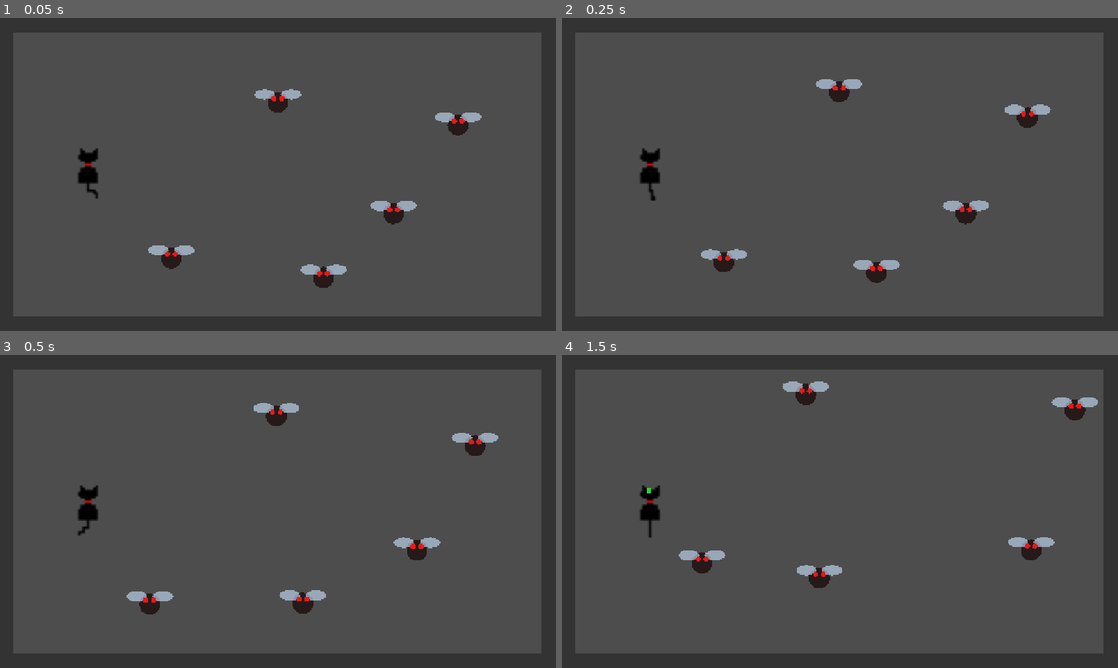
Above: before the commit, frames 1-4 (two rows, left to right).
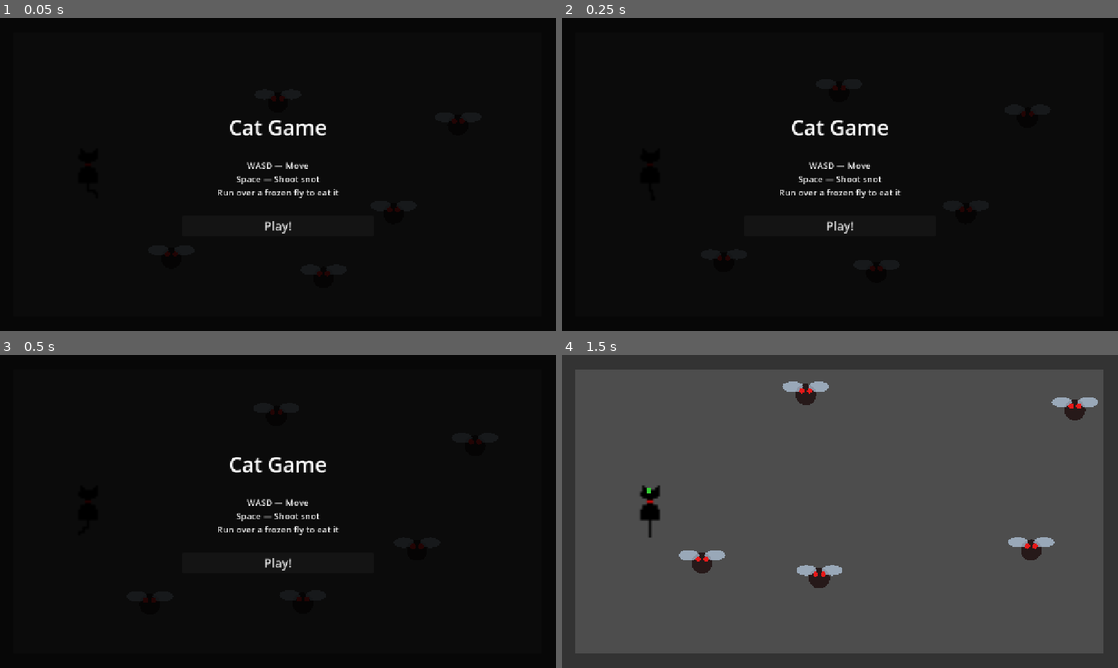
Above: after the commit, the same moments.

Repository: christophertrev/cat-game
Game: Godot game, scene res://scenes/level_test.tscn
Two runs of this game, one before a commit and one after it. Both use one fixed random seed, a clock stepped at 60 frames per second and the inputs below.
Inputs (mouse positions are in pixels of both pictures, inside the frame that each line leads up to):
- Up to frame 1 (0.05 s): no input
- Up to frame 2 (0.25 s): no input
- Up to frame 3 (0.5 s): no input
- Up to frame 4 (1.5 s): click (840, 561) at 0.5 s, where only the run after the commit has a clickable "Play!"; tap Enter (p2_action) at 1.25 s; tap Space (p1_action) at 1.35 s

The runs differ from the first frame. In frame 1, 100% of the frame differs, in the area x 0-100%, y 0-100%; in frame 2, 100%; in frame 3, 100%; in frame 4, nothing differs.

Commit message:
Add start screen with controls, win screen, and web export config
Co-Authored-By: Claude Sonnet 4.6 <noreply@anthropic.com>

Diff:
--- a/scenes/level_test.tscn
+++ b/scenes/level_test.tscn
@@ -1,8 +1,10 @@
-[gd_scene load_steps=8 format=3 uid="uid://level_test"]
+[gd_scene load_steps=7 format=3 uid="uid://level_test"]
 
 [ext_resource type="PackedScene" path="res://scenes/player.tscn" id="1"]
 [ext_resource type="PackedScene" path="res://scenes/fly.tscn" id="2"]
 [ext_resource type="Script" path="res://scripts/level.gd" id="3"]
+[ext_resource type="PackedScene" path="res://scenes/win_screen.tscn" id="4"]
+[ext_resource type="PackedScene" path="res://scenes/start_screen.tscn" id="5"]
 
 [sub_resource type="RectangleShape2D" id="1"]
 size = Vector2(1280, 32)
@@ -89,33 +91,6 @@
 offset_bottom = 360.0
 color = Color(0.2, 0.2, 0.2, 1)
 
-[node name="WinScreen" type="CanvasLayer" parent="."]
+[node name="WinScreen" parent="." instance=ExtResource("4")]
 
-[node name="Background" type="ColorRect" parent="WinScreen"]
-anchor_right = 1.0
-anchor_bottom = 1.0
-color = Color(0, 0, 0, 0.7)
-
-[node name="VBox" type="VBoxContainer" parent="WinScreen"]
-anchor_left = 0.5
-anchor_top = 0.5
-anchor_right = 0.5
-anchor_bottom = 0.5
-offset_left = -200.0
-offset_top = -80.0
-offset_right = 200.0
-offset_bottom = 80.0
-alignment = 1
-
-[node name="Label" type="Label" parent="WinScreen/VBox"]
-layout_mode = 2
-text = "You are the flyest hunter 🐱"
-horizontal_alignment = 1
-theme_override_font_sizes/font_size = 32
-
-[node name="RestartButton" type="Button" parent="WinScreen/VBox"]
-layout_mode = 2
-text = "Play Again"
-theme_override_font_sizes/font_size = 24
-
-[connection signal="pressed" from="WinScreen/VBox/RestartButton" to="Level" method="_on_restart_pressed"]
+[node name="StartScreen" parent="." instance=ExtResource("5")]
--- /dev/null
+++ b/scenes/start_screen.tscn
@@ -0,0 +1,52 @@
+[gd_scene load_steps=2 format=3 uid="uid://start_screen"]
+
+[ext_resource type="Script" path="res://scripts/start_screen.gd" id="1"]
+
+[node name="StartScreen" type="CanvasLayer"]
+script = ExtResource("1")
+
+[node name="Background" type="ColorRect" parent="."]
+anchor_right = 1.0
+anchor_bottom = 1.0
+color = Color(0, 0, 0, 0.85)
+
+[node name="VBox" type="VBoxContainer" parent="."]
+anchor_left = 0.5
+anchor_top = 0.5
+anchor_right = 0.5
+anchor_bottom = 0.5
+offset_left = -220.0
+offset_top = -160.0
+offset_right = 220.0
+offset_bottom = 160.0
+theme_override_constants/separation = 16
+alignment = 1
+
+[node name="Title" type="Label" parent="VBox"]
+layout_mode = 2
+text = "Cat Game"
+horizontal_alignment = 1
+theme_override_font_sizes/font_size = 48
+
+[node name="Spacer" type="Control" parent="VBox"]
+layout_mode = 2
+custom_minimum_size = Vector2(0, 8)
+
+[node name="Controls" type="Label" parent="VBox"]
+layout_mode = 2
+text = "WASD — Move
+Space — Shoot snot
+Run over a frozen fly to eat it"
+horizontal_alignment = 1
+theme_override_font_sizes/font_size = 20
+
+[node name="Spacer2" type="Control" parent="VBox"]
+layout_mode = 2
+custom_minimum_size = Vector2(0, 8)
+
+[node name="StartButton" type="Button" parent="VBox"]
+layout_mode = 2
+text = "Play!"
+theme_override_font_sizes/font_size = 28
+
+[connection signal="pressed" from="VBox/StartButton" to="." method="_on_start_pressed"]
--- /dev/null
+++ b/scenes/win_screen.tscn
@@ -0,0 +1,35 @@
+[gd_scene load_steps=2 format=3 uid="uid://win_screen"]
+
+[ext_resource type="Script" path="res://scripts/win_screen.gd" id="1"]
+
+[node name="WinScreen" type="CanvasLayer"]
+script = ExtResource("1")
+
+[node name="Background" type="ColorRect" parent="."]
+anchor_right = 1.0
+anchor_bottom = 1.0
+color = Color(0, 0, 0, 0.7)
+
+[node name="VBox" type="VBoxContainer" parent="."]
+anchor_left = 0.5
+anchor_top = 0.5
+anchor_right = 0.5
+anchor_bottom = 0.5
+offset_left = -200.0
+offset_top = -80.0
+offset_right = 200.0
+offset_bottom = 80.0
+alignment = 1
+
+[node name="Label" type="Label" parent="VBox"]
+layout_mode = 2
+text = "You are the flyest hunter 🐱"
+horizontal_alignment = 1
+theme_override_font_sizes/font_size = 32
+
+[node name="RestartButton" type="Button" parent="VBox"]
+layout_mode = 2
+text = "Play Again"
+theme_override_font_sizes/font_size = 24
+
+[connection signal="pressed" from="VBox/RestartButton" to="." method="_on_restart_pressed"]
--- a/scripts/level.gd
+++ b/scripts/level.gd
@@ -1,30 +1,34 @@
 extends Node2D
 
 @onready var win_screen: CanvasLayer = $WinScreen
+@onready var start_screen: CanvasLayer = $StartScreen
 
 var game_over: bool = false
+var game_started: bool = false
 
 func _ready() -> void:
-	win_screen.hide()
+	win_screen.restart_pressed.connect(_on_restart_pressed)
+	start_screen.start_pressed.connect(_on_start_pressed)
+
+func _on_start_pressed() -> void:
+	game_started = true
 
 func _process(_delta: float) -> void:
+	if not game_started:
+		return
+
 	if game_over:
-		# Allow restart with Enter or Space when win screen is showing
 		if Input.is_action_just_pressed("p1_action") or Input.is_action_just_pressed("p2_action"):
-			restart()
+			_on_restart_pressed()
 		return
 
 	var flies = get_tree().get_nodes_in_group("flies")
 	if flies.size() == 0:
 		game_over = true
-		win_screen.show()
-		# Release mouse focus so the button is clickable
 		Input.mouse_mode = Input.MOUSE_MODE_VISIBLE
+		win_screen.show_win()
 
 func _on_restart_pressed() -> void:
-	restart()
-
-func restart() -> void:
 	game_over = false
 	Input.mouse_mode = Input.MOUSE_MODE_VISIBLE
 	get_tree().reload_current_scene()
--- /dev/null
+++ b/scripts/start_screen.gd
@@ -0,0 +1,10 @@
+extends CanvasLayer
+
+signal start_pressed
+
+func _ready() -> void:
+	show()
+
+func _on_start_pressed() -> void:
+	start_pressed.emit()
+	hide()
--- /dev/null
+++ b/scripts/win_screen.gd
@@ -0,0 +1,12 @@
+extends CanvasLayer
+
+signal restart_pressed
+
+func _ready() -> void:
+	hide()
+
+func show_win() -> void:
+	show()
+
+func _on_restart_pressed() -> void:
+	restart_pressed.emit()
Not shown, added: export_presets.cfg
Not shown, added: scripts/start_screen.gd.uid
Not shown, added: scripts/win_screen.gd.uid
Not shown, added: CLAUDE.md
